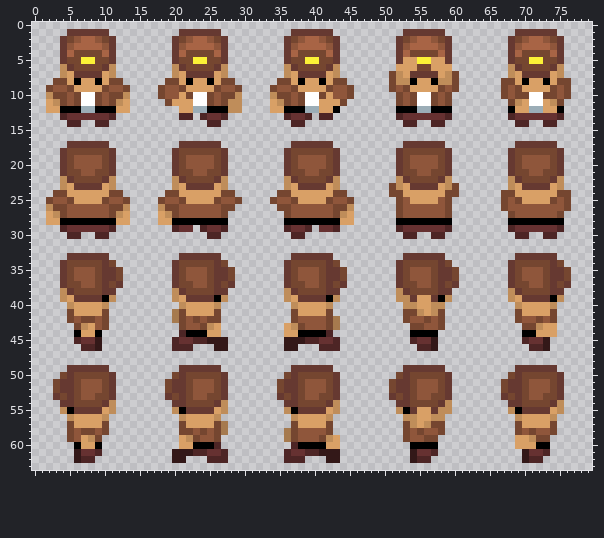
Pixel-art file: Aseprite/miner_spritesheet.aseprite. That is the earlier state.
80x64 pixels, 1 frame.
After the commit:
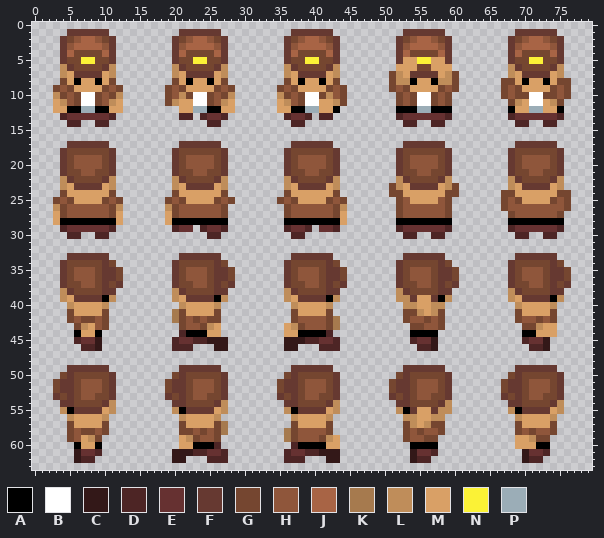
Palette (. is transparent): A #000000  B #ffffff  C #331818  D #4d2525  E #663131  F #663931  G #754630  H #8f563b  J #a86445  K #a67a4e  L #bf8d5a  M #d9a066  N #fbf236  P #9badb7
Change:
{"where": "layer \"miner\""}
{"y":8,"x":3,"old":"G","new":"."}
{"y":8,"x":12,"old":"G","new":"."}
{"y":8,"x":19,"old":"G","new":"."}
{"y":8,"x":28,"old":"G","new":"."}
{"y":8,"x":35,"old":"G","new":"."}
{"y":8,"x":44,"old":"G","new":"."}
{"y":9,"x":2,"old":"GH","new":".G"}
{"y":9,"x":12,"old":"HG","new":"G."}
{"y":9,"x":18,"old":"GH","new":".G"}
{"y":9,"x":28,"old":"HG","new":"G."}
{"y":9,"x":34,"old":"GH","new":".G"}
{"y":9,"x":44,"old":"HG","new":"G."}
{"y":10,"x":2,"old":"LG","new":".L"}
{"y":10,"x":12,"old":"GL","new":"L."}
{"y":10,"x":18,"old":"GH","new":".G"}
{"y":10,"x":21,"old":"M","new":"L"}
{"y":10,"x":28,"old":"GL","new":"L."}
{"y":10,"x":34,"old":"LG","new":".L"}
{"y":10,"x":42,"old":"M","new":"L"}
{"y":10,"x":44,"old":"HG","new":"G."}
{"y":11,"x":2,"old":"MLG","new":".ML"}
{"y":11,"x":11,"old":"GLM","new":"LM."}
{"y":11,"x":20,"old":"M","new":"L"}
{"y":11,"x":27,"old":"GLL","new":"LM."}
{"y":11,"x":34,"old":"MLG","new":".ML"}
{"y":11,"x":43,"old":"M","new":"L"}
{"y":12,"x":2,"old":"M","new":"."}
{"y":12,"x":4,"old":"A","new":"M"}
{"y":12,"x":11,"old":"A","new":"M"}
{"y":12,"x":13,"old":"M","new":"."}
{"y":12,"x":27,"old":"ALL","new":"MM."}
{"y":12,"x":34,"old":"M","new":"."}
{"y":12,"x":36,"old":"A","new":"M"}
{"y":24,"x":3,"old":"G","new":"."}
{"y":24,"x":12,"old":"G","new":"."}
{"y":24,"x":19,"old":"G","new":"."}
{"y":24,"x":28,"old":"G","new":"."}
{"y":24,"x":35,"old":"G","new":"."}
{"y":24,"x":44,"old":"G","new":"."}
{"y":25,"x":2,"old":"GH","new":".G"}
{"y":25,"x":12,"old":"HG","new":"G."}
{"y":25,"x":18,"old":"GH","new":".G"}
{"y":25,"x":28,"old":"HG","new":"G."}
{"y":25,"x":34,"old":"GH","new":".G"}
{"y":25,"x":44,"old":"HG","new":"G."}
{"y":26,"x":2,"old":"LG","new":".L"}
{"y":26,"x":12,"old":"GL","new":"L."}
{"y":26,"x":18,"old":"LG","new":".L"}
{"y":26,"x":28,"old":"G","new":"."}
{"y":26,"x":35,"old":"G","new":"."}
{"y":26,"x":44,"old":"GL","new":"L."}
{"y":27,"x":2,"old":"ML","new":".M"}
{"y":27,"x":12,"old":"LM","new":"M."}
{"y":27,"x":18,"old":"ML","new":".M"}
{"y":27,"x":44,"old":"LM","new":"M."}
{"y":28,"x":2,"old":"M","new":"."}
{"y":28,"x":13,"old":"M","new":"."}
{"y":28,"x":18,"old":"M","new":"."}
{"y":28,"x":45,"old":"M","new":"."}
